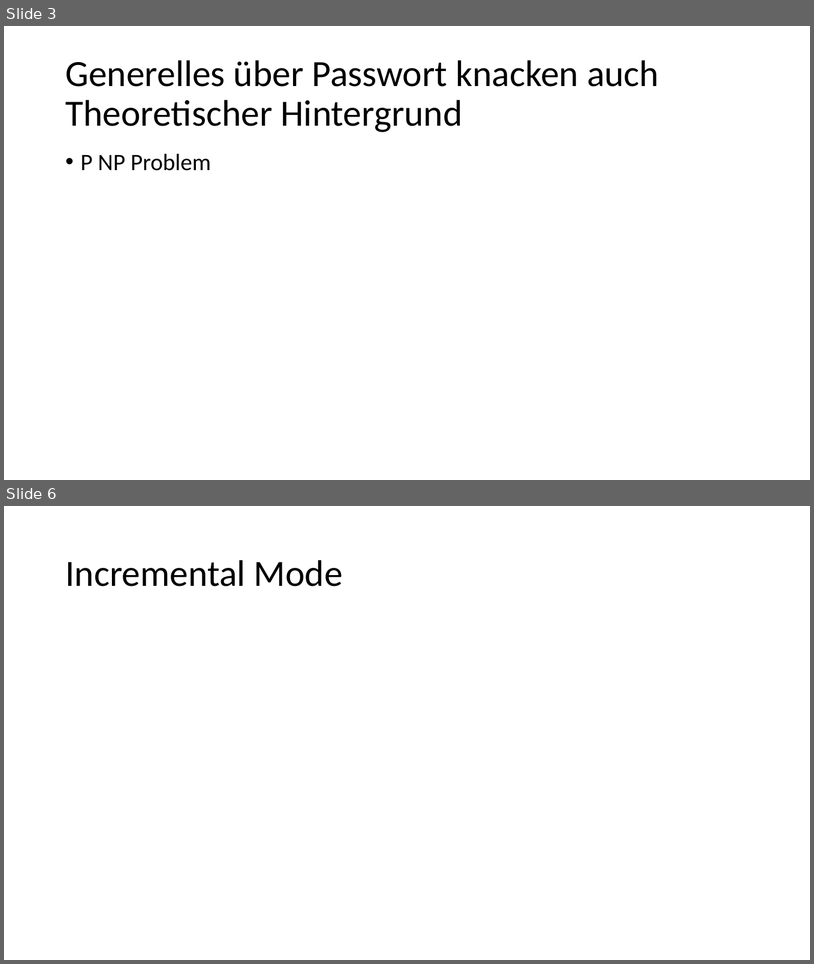
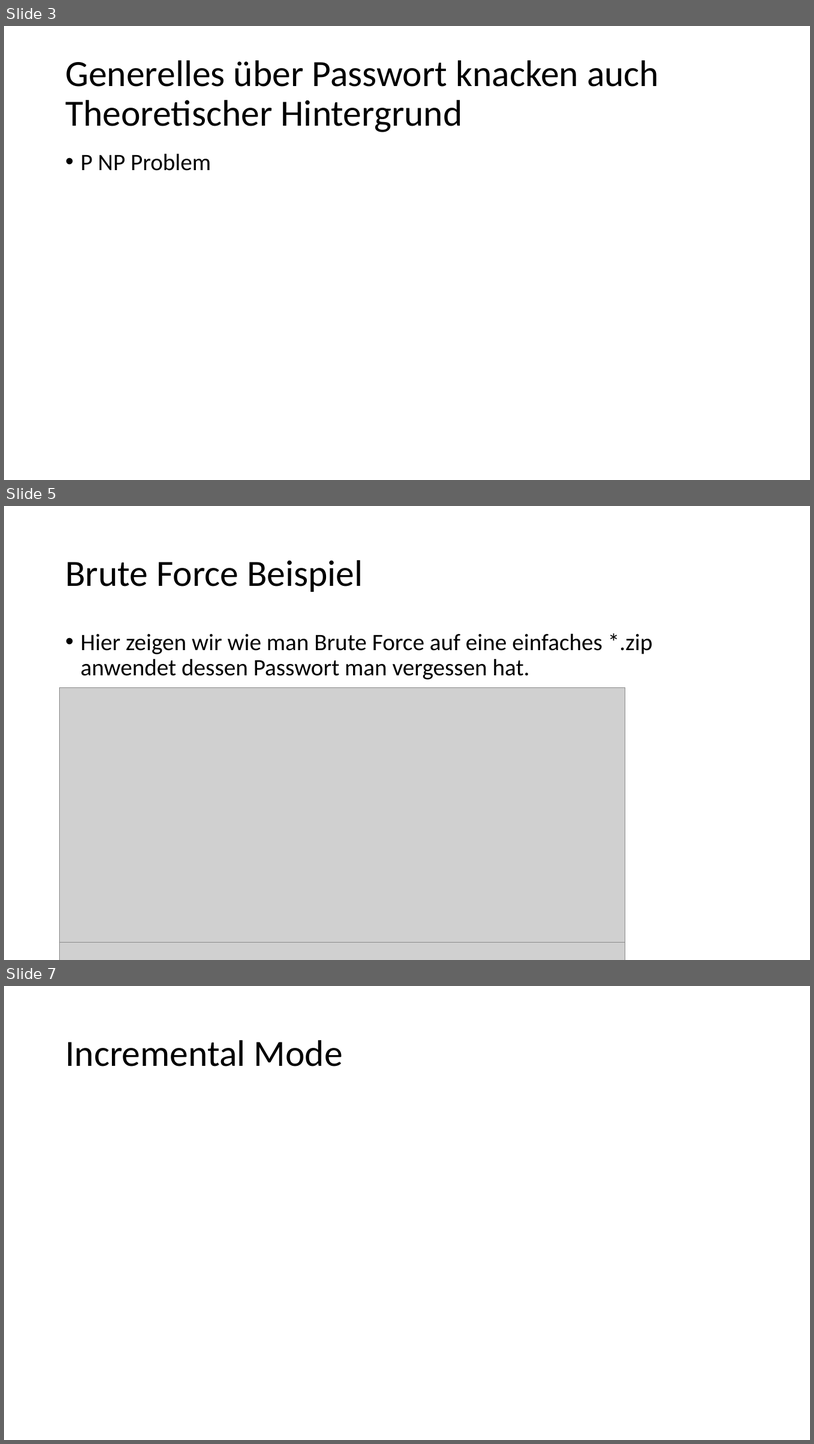
Before and after one commit to StefanSchuck/JohnTheRipperVortrag, a slide deck: Vortrag.pptx. Shown one above the other, each under a label of ours: slides 3 and 6 before the commit, slides 3, 5 and 7 after it; the slides between them are not shown. The pictures are 814x964 and 814x1444 pixels, drawn with LibreOffice and Linux fonts; fonts in the diff are those of the drawing; grey boxes stand for pictures. Boxes give left, top, right and bottom in pixels: in the first picture for what was removed or moved away, otherwise in the second. Text is boxed around its words. In the diff, an @@ line names an element or a change of style, - is before the commit and + after.

Commit message:
Brute Force
Brute Force Beispiel erstellt
mit Bildern

```diff
--- a/Vortrag.pptx
+++ b/Vortrag.pptx
@@ slide 5 added at (4,506,810,960), background #FFFFFF @@
@@ title added at (65,560,363,592), 44 pt, text #000000 @@
+Brute Force Beispiel
@@ text added at (81,633,653,679), 28 pt, text #000000 @@
+• Hier zeigen wir wie man Brute Force auf eine einfaches *.zip anwendet dessen Passwort man vergessen hat.
@@ picture added at (60,687,606,918) @@
@@ picture added at (60,687,626,960) @@
@@ picture added at (60,687,626,942) @@
@@ what was slide 6 is now slide 7 @@
```
Also in this commit, not shown: 2 slides changed.
